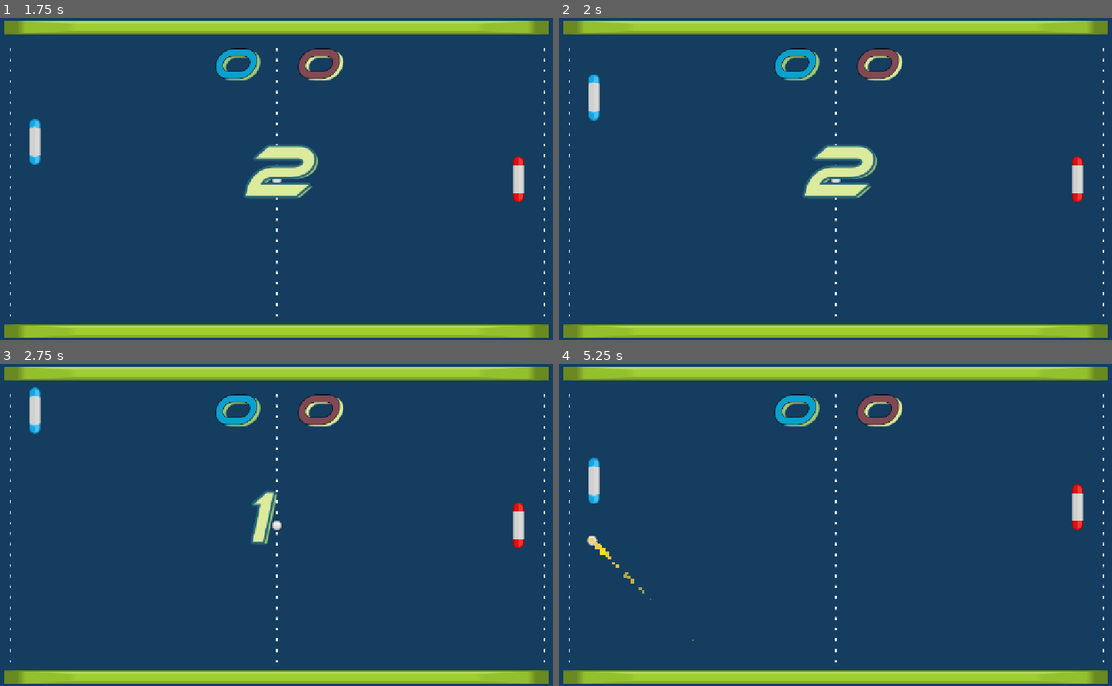
Above: before the commit, frames 1-4 (two rows, left to right).
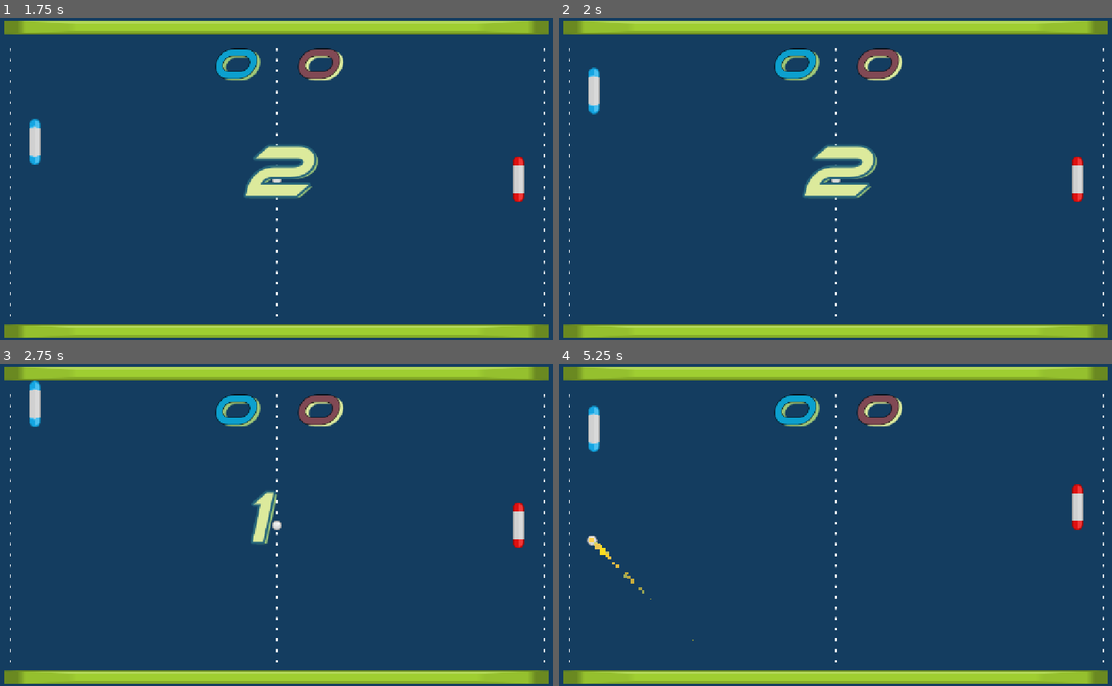
Above: after the commit, the same moments.

Repository: Lexdubia/MyFirstGodotProject
Game: Godot game, scene res://UI/main_menu.tscn
Two runs of this game, one before a commit and one after it. Both use one fixed random seed, a clock stepped at 60 frames per second and the inputs below. Sound files missing from this copy of the repository are replaced by a short silence.
Inputs (mouse positions are in pixels of both pictures, inside the frame that each line leads up to):
- Up to frame 1 (1.75 s): click "COMENZAR" at 0.5 s; tap Enter at 1.25 s; move the mouse to (403, 162) at 1.27 s; hold Up (ui_up) from 1.28 s (still down)
- Up to frame 2 (2 s): keep holding Up (ui_up)
- Up to frame 3 (2.75 s): move the mouse to (160, 541) at 2.02 s; release Up (ui_up) at 2.03 s; hold Down (ui_down) from 2.03 s (still down)
- Up to frame 4 (5.25 s): move the mouse to (890, 454) at 2.77 s; release Down (ui_down) at 2.78 s; hold Up (ui_up) 2.78-4.28 s; move the mouse to (807, 589) at 3.52 s; move the mouse to (1006, 573) at 4.27 s; hold Down (ui_down) from 4.28 s (still down); move the mouse to (664, 476) at 5.02 s

Frame 1 is identical in both runs. In frame 2, 0.2% of the frame differs, in the area x 5-8%, y 15-32%; in frame 3, 0.2%; in frame 4, 0.6%, in the area x 5-8%, y 12-44%.

Commit message:
Delete png files and modify player aceleration

Diff:
--- /dev/null
+++ b/Game/testscript.gd
@@ -0,0 +1,11 @@
+extends Node
+
+
+# Called when the node enters the scene tree for the first time.
+func _ready() -> void:
+	pass # Replace with function body.
+
+
+# Called every frame. 'delta' is the elapsed time since the previous frame.
+func _process(delta: float) -> void:
+	pass
--- a/Raquetas/player.gd
+++ b/Raquetas/player.gd
@@ -1,8 +1,8 @@
 class_name Player extends CharacterBody2D
 
-@export var max_speed: float = 400  # Velocidad máxima
+@export var max_speed: float = 500  # Velocidad máxima
 @export var acceleration: float = 800  # Qué tan rápido acelera
-@export var friction: float = 1000  # Qué tan rápido desacelera
+@export var friction: float = 5000  # Qué tan rápido desacelera
 
 func _physics_process(delta):
 	var direction = 0
Not shown, added: Game/testscript.gd.uid
Binary file removed: kenney_puzzle-pack/background.png
Not shown, removed: kenney_puzzle-pack/background.png.import
Not shown, removed: kenney_puzzle-pack/freepik__adjust__74984.png.import
Not shown, removed: kenney_puzzle-pack/grass-texture-background.jpg.import
Binary file removed: kenney_puzzle-pack/tierra.png
Not shown, removed: kenney_puzzle-pack/tierra.png.import
Not shown, changed: kenney_puzzle-pack/freepik__adjust__74984.png
Not shown, changed: kenney_puzzle-pack/grass-texture-background.jpg
